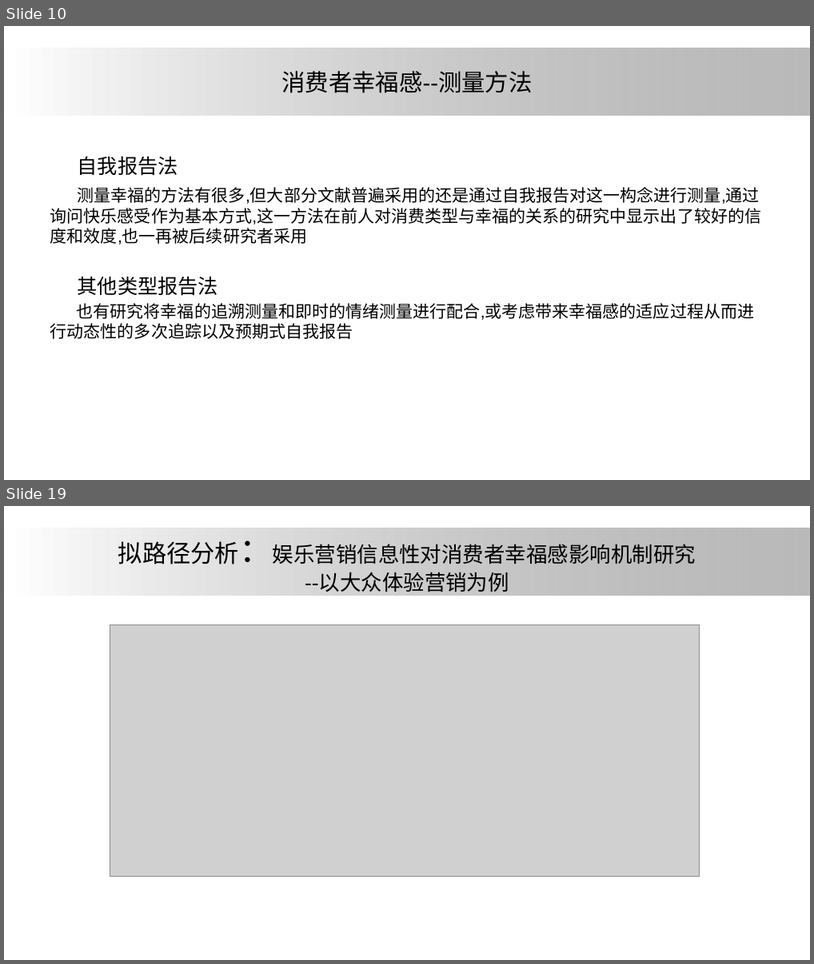
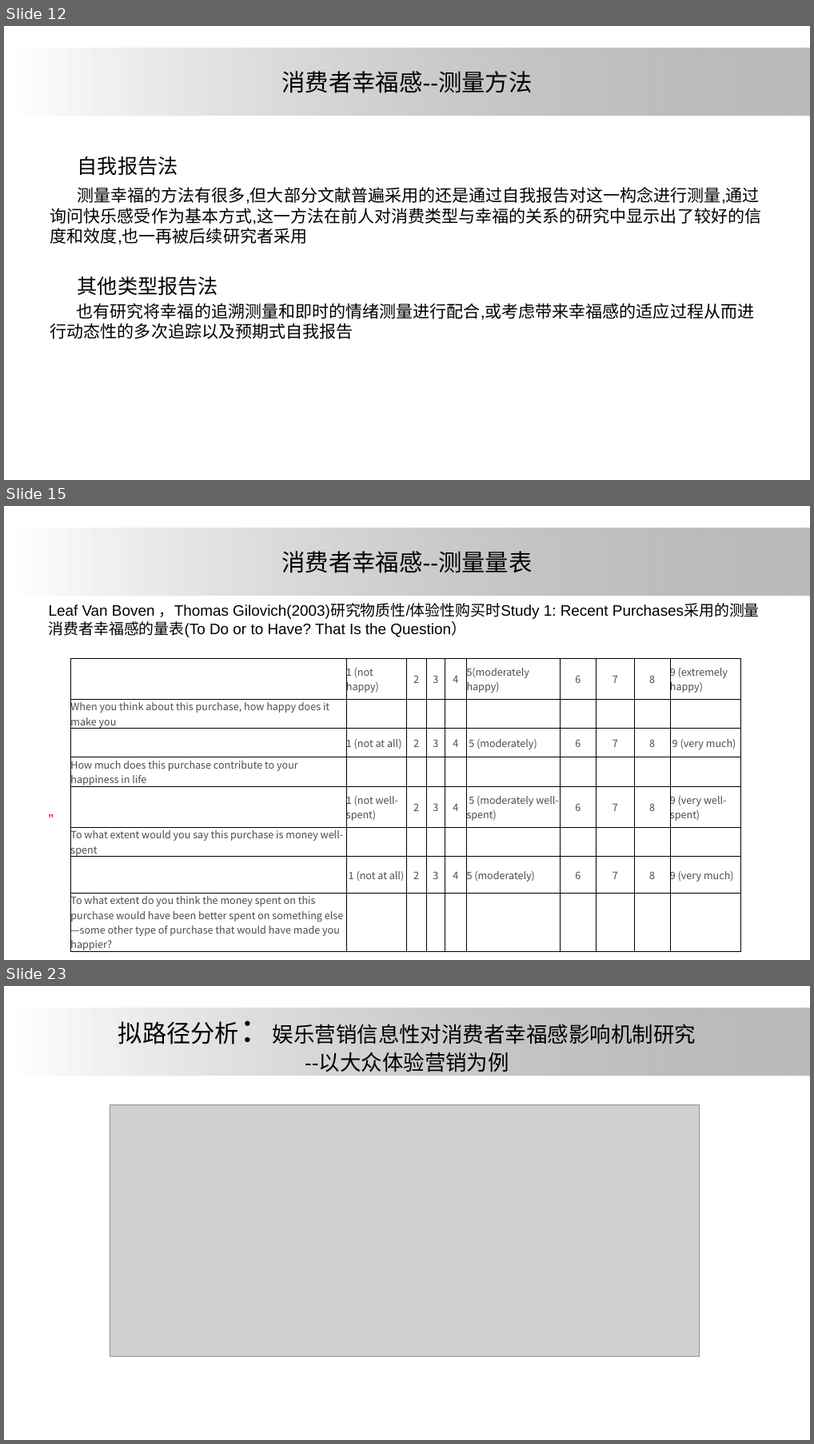
Before and after one commit to ElsaLuo/-, a slide deck: 我的坚果云/研究生搞学术/大论文/论文汇报/one.pptx. Shown one above the other, each under a label of ours: slides 10 and 19 before the commit, slides 12, 15 and 23 after it; the slides between them are not shown. The pictures are 814x964 and 814x1444 pixels, drawn with LibreOffice and Linux fonts; fonts in the diff are those of the drawing; grey boxes stand for pictures; background and template pictures are left out. Boxes give left, top, right and bottom in pixels: in the first picture for what was removed or moved away, otherwise in the second. Text is boxed around its words. In the diff, an @@ line names an element or a change of style, - is before the commit and + after.

```diff
--- a/我的坚果云/研究生搞学术/大论文/论文汇报/one.pptx
+++ b/我的坚果云/研究生搞学术/大论文/论文汇报/one.pptx
@@ slide 15 added at <box>4,506,810,960</box>, background #FFFFFF; not listed: 1 template element that a slide beside it also shows @@
@@ title added at <box>282,551,532,573</box>, 28 pt, text #000000 @@
+消费者幸福感--测量量表
@@ text added at <box>49,604,609,637</box>, 18 pt, text #000000 @@
+Leaf Van Boven ，Thomas Gilovich(2003)研究物质性/体验性购买时Study 1: Recent Purchases采用的测量消费者幸福感的量表(To Do or to Have? That Is the Question）
+”
@@ table added at <box>70,659,741,954</box>, 8 rows, 10 columns @@
+ | 1 (not happy) | 2 | 3 | 4 | 5(moderately happy) | 6 | 7 | 8 | 9 (extremely happy)
+When you think about this purchase, how happy does it make you |  |  |  |  |  |  |  |  | 
+ | 1 (not at all) | 2 | 3 | 4 | 5 (moderately) | 6 | 7 | 8 | 9 (very much)
+How much does this purchase contribute to your happiness in life |  |  |  |  |  |  |  |  | 
+ | 1 (not well-spent) | 2 | 3 | 4 | 5 (moderately well-spent) | 6 | 7 | 8 | 9 (very well-spent)
+To what extent would you say this purchase is money well-spent |  |  |  |  |  |  |  |  | 
+ | 1 (not at all) | 2 | 3 | 4 | 5 (moderately) | 6 | 7 | 8 | 9 (very much)
+To what extent do you think the money spent on this purchase would have been better spent on something else—some other type of purchase that would have made you happier? |  |  |  |  |  |  |  |  | 
@@ what was slide 10 is now slide 12 @@
@@ what was slide 19 is now slide 23 @@
```
Also in this commit, not shown: 5 slides changed, 7 other slides added, 1 slide removed, 1 other file.
